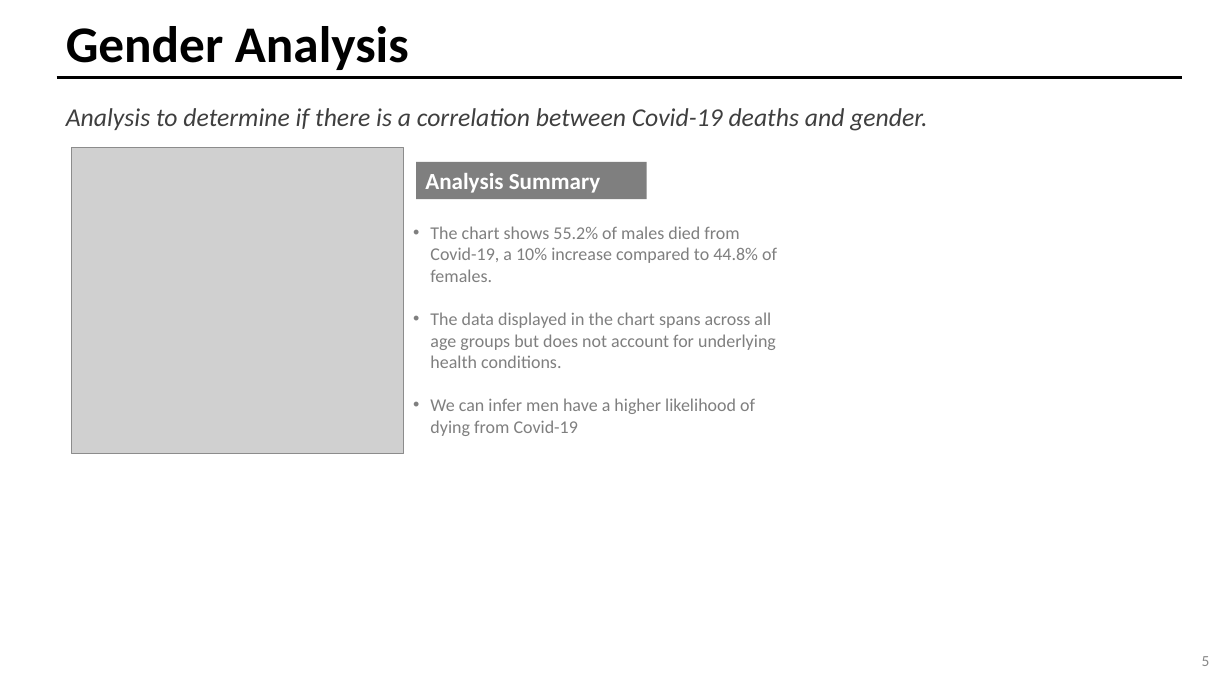
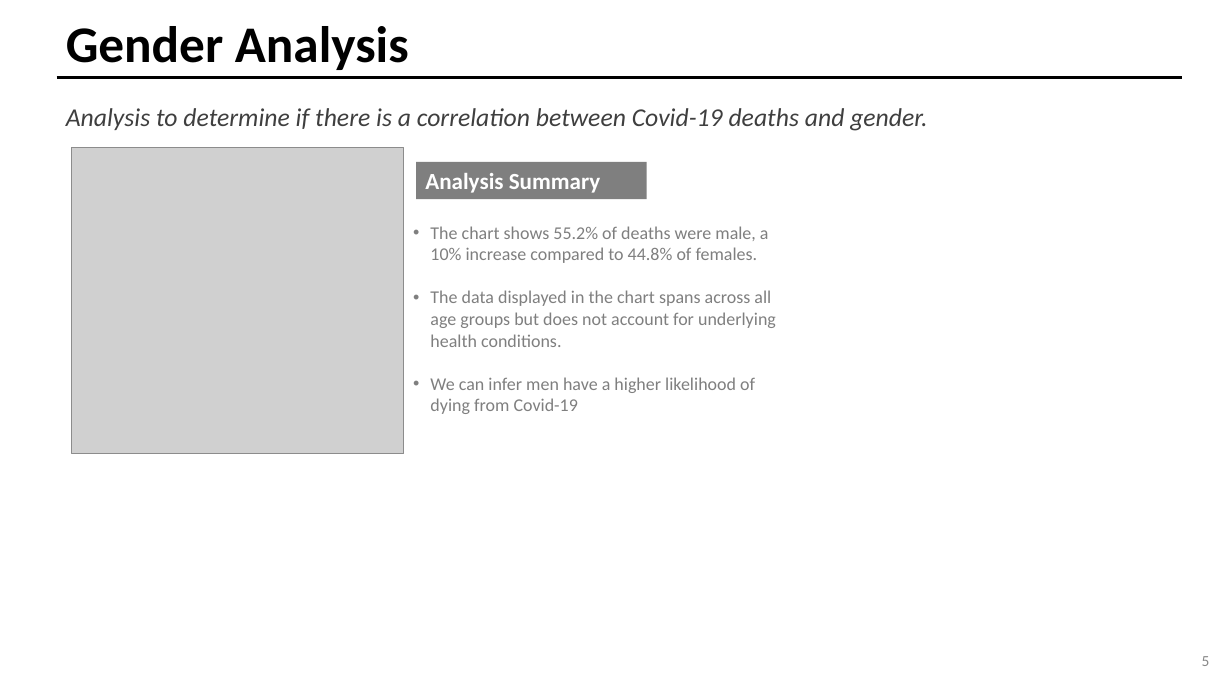
Before and after one commit to randallwvr90/Covid-Deaths-Analysis, a slide deck: slide 6 of Covid_Deaths_Analysis.pptx. Drawn at 1232x693 pixels with LibreOffice and Linux fonts; fonts in the diff are those of the drawing; grey boxes stand for pictures. Boxes give left, top, right and bottom in pixels: in the first picture for what was removed or moved away, otherwise in the second. Text is boxed around its words. In the diff, an @@ line names an element or a change of style, - is before the commit and + after.

Commit message:
Minor changes to the presentation

```diff
--- a/Covid_Deaths_Analysis.pptx
+++ b/Covid_Deaths_Analysis.pptx
@@ text at <box>430,226,769,263</box>: text changed @@
-• The chart shows 55.2% of males died from Covid-19, a 10% increase compared to 44.8% of females.
+• The chart shows 55.2% of deaths were male, a 10% increase compared to 44.8% of females.
```
Also in this commit, not shown: 2 other slides changed.
